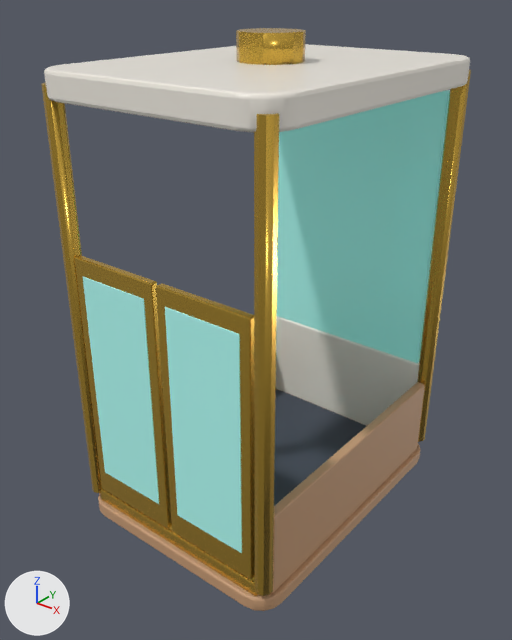
Before and after pictures for a commit that changed the Blender file ArtSource/Blender/WallHabitat/WallHabitat_ElevatorCar.blend.
Both versions are drawn from a 50 mm lens placed at (0.161, -0.21, 0.206), pointed at (0.0, -0.008, 0.081). Every picture has the same lights, and +X, +Y and +Z are marked at lower left. The first picture is the older version.

Names of what the first picture shows: 'WallHabitat_ElevatorCar_Mesh'.
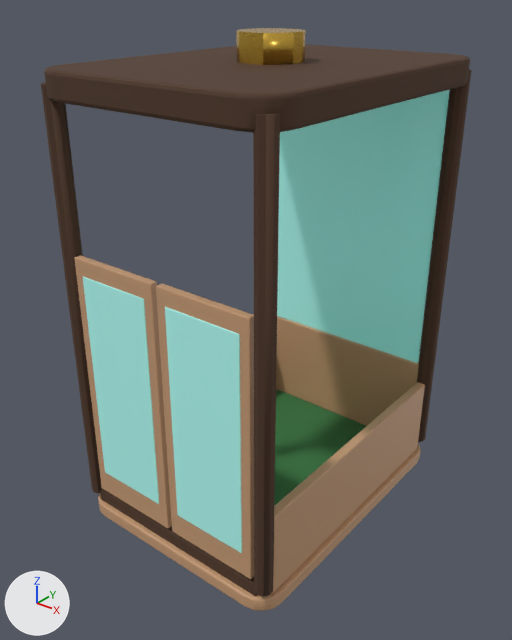
What changed in the scene script:
```text
Add mat_mat_treebark:
    mat_mat_treebark = principled_material('Mat_TreeBark')
    mat_mat_treebark.base_color = (0.0757, 0.0347, 0.0163)  # brown #4e3422
    mat_mat_treebark.roughness = 0.85
Add mat_mat_forestmoss:
    mat_mat_forestmoss = principled_material('Mat_ForestMoss')
    mat_mat_forestmoss.base_color = (0.038, 0.179, 0.0509)  # dark green #377540
    mat_mat_forestmoss.roughness = 0.78
Change me_wallhabitat_elevatorcar_floor_mesh:
    where me_wallhabitat_elevatorcar_floor_mesh.from_pydata(...)  # 1524 vertices, 1416 faces; spans x -0.05..0.05, y -0.065..0.065, z -0.003..0.19
    used by ob_wallhabitat_elevatorcar_mesh; location = (0.0, 0.0, -0.001); rotation_euler = (0.0, 0.0, -3.142), in degrees (0, 0, -180)
    me_wallhabitat_elevatorcar_floor_mesh part 1: all 262 faces that had it switch from mat_mat_feltslate (greyish blue #424a57) to mat_mat_forestmoss (dark green #377540)
    me_wallhabitat_elevatorcar_floor_mesh part 2: all 42 faces centred in x -0.041..0.041, y 0.06..0.062, z 0.011 switch from mat_mat_brass (yellow #d9b047) to mat_mat_warmwood (brown #c89d77)
    me_wallhabitat_elevatorcar_floor_mesh part 3: all 42 faces centred in x -0.041..0.041, y 0.06..0.062, z 0.115..0.116 switch from mat_mat_brass (yellow #d9b047) to mat_mat_warmwood (brown #c89d77)
    me_wallhabitat_elevatorcar_floor_mesh part 4: all 24 faces centred in x -0.041..0.041, y 0.06..0.062, z 0.063 switch from mat_mat_brass (yellow #d9b047) to mat_mat_warmwood (brown #c89d77)
    me_wallhabitat_elevatorcar_floor_mesh part 5: 76 of the faces centred in x -0.048..0.048, y 0.057..0.063, z 0.003..0.091 switch from mat_mat_brass (yellow #d9b047) to mat_mat_treebark (brown #4e3422)
    me_wallhabitat_elevatorcar_floor_mesh part 6: 22 of the faces centred in x -0.048..0.048, y -0.063..-0.057, z 0.007..0.091 switch from mat_mat_brass (yellow #d9b047) to mat_mat_treebark (brown #4e3422)
    me_wallhabitat_elevatorcar_floor_mesh part 7: 33 of the faces centred in x 0.0..0.043, y -0.062..-0.058, z 0.003..0.047 switch from mat_mat_creamceramic (white #f4eee4) to mat_mat_warmwood (brown #c89d77)
    me_wallhabitat_elevatorcar_floor_mesh part 8: 137 of the faces centred in x 0.0..0.05, y -0.065..0.065, z 0.17..0.18 switch from mat_mat_creamceramic (white #f4eee4) to mat_mat_treebark (brown #4e3422)
    me_wallhabitat_elevatorcar_floor_mesh part 9: 125 of the faces centred in x -0.05..-0.037, y -0.065..0.065, z 0.17..0.18 switch from mat_mat_creamceramic (white #f4eee4) to mat_mat_treebark (brown #4e3422)
```

What differs and where, as boxes [x1, y1, x2, y2] in the pictures (512 x 640 px):
part 1 of me_wallhabitat_elevatorcar_floor_mesh, recoloured (greyish blue to dark green)
    both: [274, 390, 366, 506]
part 2 of me_wallhabitat_elevatorcar_floor_mesh, recoloured
    both: [102, 488, 248, 578]
part 3 of me_wallhabitat_elevatorcar_floor_mesh, recoloured
    both: [75, 255, 254, 320]
part 4 of me_wallhabitat_elevatorcar_floor_mesh, recoloured (yellow to brown)
    both: [74, 258, 254, 579]
part 5 of me_wallhabitat_elevatorcar_floor_mesh, recoloured
    both: [41, 84, 279, 596]
part 6 of me_wallhabitat_elevatorcar_floor_mesh, recoloured (yellow to brown)
    both: [417, 70, 471, 442]
part 7 of me_wallhabitat_elevatorcar_floor_mesh, recoloured (white to brown)
    both: [276, 316, 419, 426]
part 8 of me_wallhabitat_elevatorcar_floor_mesh, recoloured (white to brown)
    both: [44, 44, 466, 131]
part 9 of me_wallhabitat_elevatorcar_floor_mesh, recoloured (white to brown)
    both: [229, 56, 470, 133]
